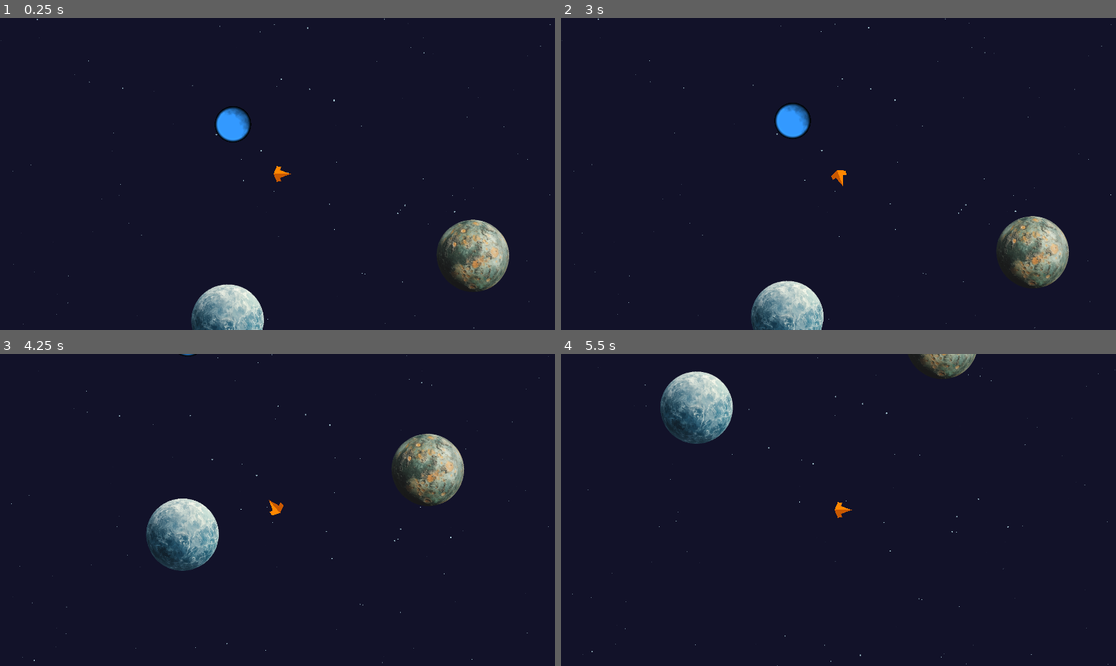
Above: before the commit, frames 1-4 (two rows, left to right).
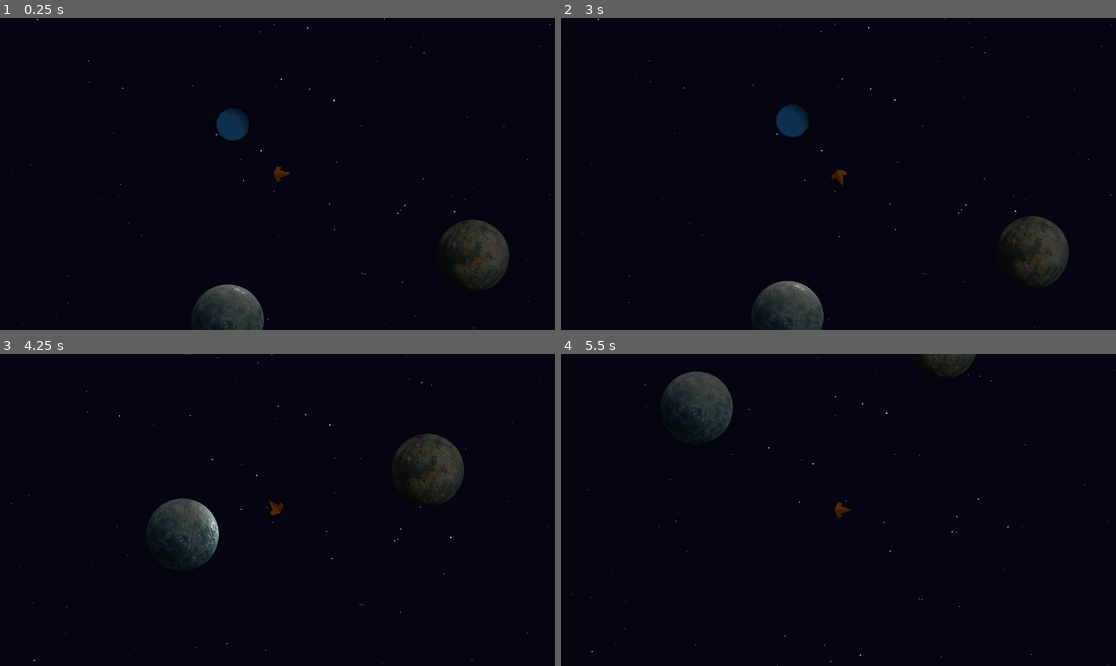
Above: after the commit, the same moments.

Repository: krets/space-octo
Game: Godot game, scene res://game.tscn
The game is run twice, just before and just after one commit, with the same random seed, the same clock (stepped at 60 frames per second) and the same inputs.
Inputs:
- Up to frame 1 (0.25 s): no input
- Up to frame 2 (3 s): tap Enter at 0.5 s; hold D (turn_right) 0.53-1.28 s; hold S (brake) 1.28-2.03 s; tap Space at 2 s; hold D (turn_right) 2.03-2.78 s; hold W (thrust) from 2.78 s (still down)
- Up to frame 3 (4.25 s): release W (thrust) at 3.53 s; hold A (turn_left) from 3.53 s (still down)
- Up to frame 4 (5.5 s): release A (turn_left) at 5.03 s; hold S (brake) from 5.03 s (still down)

The runs differ from the first frame. In frame 1, 4.4% of the frame differs, in the area x 34-92%, y 28-100%; in frame 2, 4.5%; in frame 3, 4.6%, in the area x 26-84%, y 0-70%; in frame 4, 3.1%.

Commit message:
Added a light and shading to planets
I made shaders for the planets and parented a point light to the player so you can fly around the planets and have some dynamic lighting.

This is not really what we would want but it was the easiest way of testing shaders. In a real level I would think we'd have a sun, some bounce lights that affect the player and then perhaps some weapons cast light and shadows as well.

Anyway, a fun little test.

Diff:
--- a/game.tscn
+++ b/game.tscn
@@ -22,7 +22,7 @@
 [node name="Background" type="ColorRect" parent="CanvasLayer"]
 offset_right = 1936.0
 offset_bottom = 1091.0
-color = Color(0.0705882, 0.0705882, 0.160784, 1)
+color = Color(0.0213765, 0.0213649, 0.0708487, 1)
 script = ExtResource("2_fc0e3")
 
 [node name="Starfield" parent="CanvasLayer" instance=ExtResource("2_feb5d")]
--- a/player.tscn
+++ b/player.tscn
@@ -1,10 +1,21 @@
-[gd_scene load_steps=4 format=3 uid="uid://fi2ixmc5d567"]
+[gd_scene load_steps=6 format=3 uid="uid://fi2ixmc5d567"]
 
 [ext_resource type="Script" uid="uid://dlwtsebnlhrqq" path="res://player.gd" id="1_4flbx"]
 [ext_resource type="Script" uid="uid://bdlau5kpfn0jd" path="res://polygon_2d.gd" id="2_onrkg"]
 
 [sub_resource type="CircleShape2D" id="CircleShape2D_sh265"]
 radius = 21.0
+
+[sub_resource type="Gradient" id="Gradient_4ekwm"]
+offsets = PackedFloat32Array(0, 0.718615)
+colors = PackedColorArray(1, 1, 1, 1, 0, 0, 0, 1)
+
+[sub_resource type="GradientTexture2D" id="GradientTexture2D_onrkg"]
+gradient = SubResource("Gradient_4ekwm")
+width = 1024
+height = 1024
+fill = 1
+fill_from = Vector2(0.5, 0.5)
 
 [node name="Player" type="CharacterBody2D"]
 script = ExtResource("1_4flbx")
@@ -24,3 +35,7 @@
 [node name="CollisionShape2D" type="CollisionShape2D" parent="."]
 position = Vector2(9, 0)
 shape = SubResource("CircleShape2D_sh265")
+
+[node name="PointLight2D" type="PointLight2D" parent="."]
+range_item_cull_mask = 2
+texture = SubResource("GradientTexture2D_onrkg")
--- a/scenes/planet_01.tscn
+++ b/scenes/planet_01.tscn
@@ -1,6 +1,14 @@
-[gd_scene load_steps=3 format=3 uid="uid://y0pdriraaeus"]
+[gd_scene load_steps=6 format=3 uid="uid://y0pdriraaeus"]
 
 [ext_resource type="Texture2D" uid="uid://cjypdtuvff4he" path="res://graphics/planets/planet01_diffuse.png" id="1_xxp4i"]
+[ext_resource type="Texture2D" uid="uid://54ywm6wgx45" path="res://graphics/planets/planet01_normal.png" id="2_6ikmy"]
+[ext_resource type="Texture2D" uid="uid://oe573aq1tof7" path="res://graphics/planets/planet01_specular.png" id="3_230wh"]
+
+[sub_resource type="CanvasTexture" id="CanvasTexture_ig8ig"]
+diffuse_texture = ExtResource("1_xxp4i")
+normal_texture = ExtResource("2_6ikmy")
+specular_texture = ExtResource("3_230wh")
+specular_shininess = 0.36
 
 [sub_resource type="CircleShape2D" id="CircleShape2D_d1kmi"]
 radius = 126.004
@@ -10,7 +18,12 @@
 [node name="CharacterBody2D" type="CharacterBody2D" parent="."]
 
 [node name="Sprite2D" type="Sprite2D" parent="CharacterBody2D"]
-texture = ExtResource("1_xxp4i")
+light_mask = 2
+texture = SubResource("CanvasTexture_ig8ig")
 
 [node name="CollisionShape2D" type="CollisionShape2D" parent="CharacterBody2D"]
+visible = false
 shape = SubResource("CircleShape2D_d1kmi")
+
+[node name="CanvasModulate" type="CanvasModulate" parent="CharacterBody2D"]
+color = Color(0.304462, 0.304462, 0.304462, 1)
--- a/scenes/planet_02.tscn
+++ b/scenes/planet_02.tscn
@@ -1,6 +1,14 @@
-[gd_scene load_steps=3 format=3 uid="uid://d2wsabfiemu5t"]
+[gd_scene load_steps=6 format=3 uid="uid://d2wsabfiemu5t"]
 
 [ext_resource type="Texture2D" uid="uid://5eevpwkc38vk" path="res://graphics/planets/planet02_diffuse.png" id="1_hu7gv"]
+[ext_resource type="Texture2D" uid="uid://oggx5f7gn04t" path="res://graphics/planets/planet02_normal.png" id="2_m718v"]
+[ext_resource type="Texture2D" uid="uid://d2xyw5frelv5b" path="res://graphics/planets/planet02_specular.png" id="3_1x8gl"]
+
+[sub_resource type="CanvasTexture" id="CanvasTexture_d1714"]
+diffuse_texture = ExtResource("1_hu7gv")
+normal_texture = ExtResource("2_m718v")
+specular_texture = ExtResource("3_1x8gl")
+specular_shininess = 0.54
 
 [sub_resource type="CircleShape2D" id="CircleShape2D_babac"]
 radius = 126.004
@@ -10,7 +18,11 @@
 [node name="CharacterBody2D" type="CharacterBody2D" parent="."]
 
 [node name="Sprite2D" type="Sprite2D" parent="CharacterBody2D"]
-texture = ExtResource("1_hu7gv")
+light_mask = 2
+texture = SubResource("CanvasTexture_d1714")
 
 [node name="CollisionShape2D" type="CollisionShape2D" parent="CharacterBody2D"]
 shape = SubResource("CircleShape2D_babac")
+
+[node name="CanvasModulate" type="CanvasModulate" parent="CharacterBody2D"]
+color = Color(0.304462, 0.304462, 0.304462, 1)
